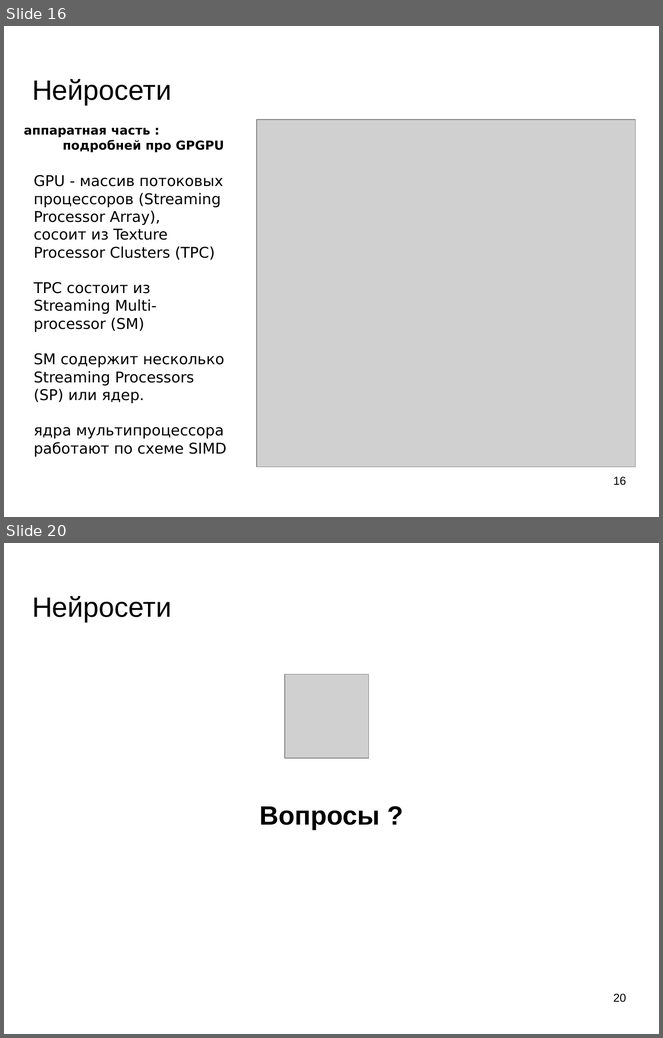
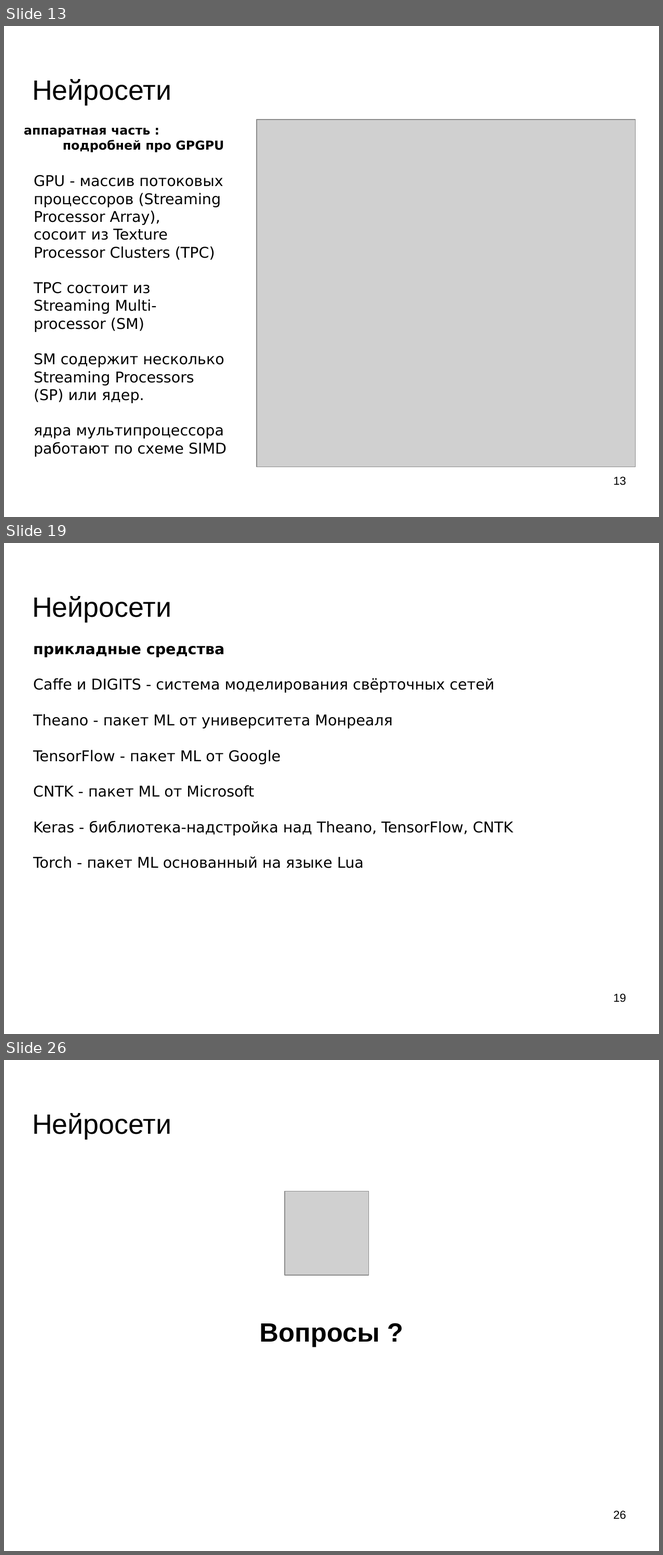
Before and after one commit to mechanoid5/ml_lectorium_legacy, a slide deck: 19-tech-stack-tf.odp. Shown one above the other, each under a label of ours: slides 16 and 20 before the commit, slides 13, 19 and 26 after it; the slides between them are not shown. The pictures are 663x1038 and 663x1555 pixels, drawn with LibreOffice and Linux fonts; fonts in the diff are those of the drawing; grey boxes stand for pictures; background and template pictures are left out. Boxes give left, top, right and bottom in pixels: in the first picture for what was removed or moved away, otherwise in the second. Text is boxed around its words. In the diff, an @@ line names an element or a change of style, - is before the commit and + after.

```diff
--- a/19-tech-stack-tf.odp
+++ b/19-tech-stack-tf.odp
@@ slide 19 added at [4, 543, 659, 1034], background picture (left out) @@
@@ title added at [32, 596, 171, 622], 33.9 pt, text #000000 @@
+Нейросети
@@ text added at [33, 646, 513, 869], 18 pt, text #000000 @@
+прикладные средства
+Caffe и DIGITS - система моделирования свёрточных сетей
+Theano - пакет ML от университета Монреаля
+TensorFlow - пакет ML от Google
+CNTK - пакет ML от Microsoft
+Keras - библиотека-надстройка над Theano, TensorFlow, CNTK
+Torch - пакет ML основанный на языке Lua
@@ page number added at [613, 994, 626, 1003], 14 pt, text #000000 @@
+19
@@ what was slide 16 is now slide 13 @@
@@ page number at [613, 477, 626, 486]: text changed @@
-16
+13
@@ what was slide 20 is now slide 26 @@
@@ page number at [613, 1511, 626, 1520]: text changed @@
-20
+26
```
Also in this commit, not shown: 10 slides changed, 7 other slides added, 2 slides removed.
